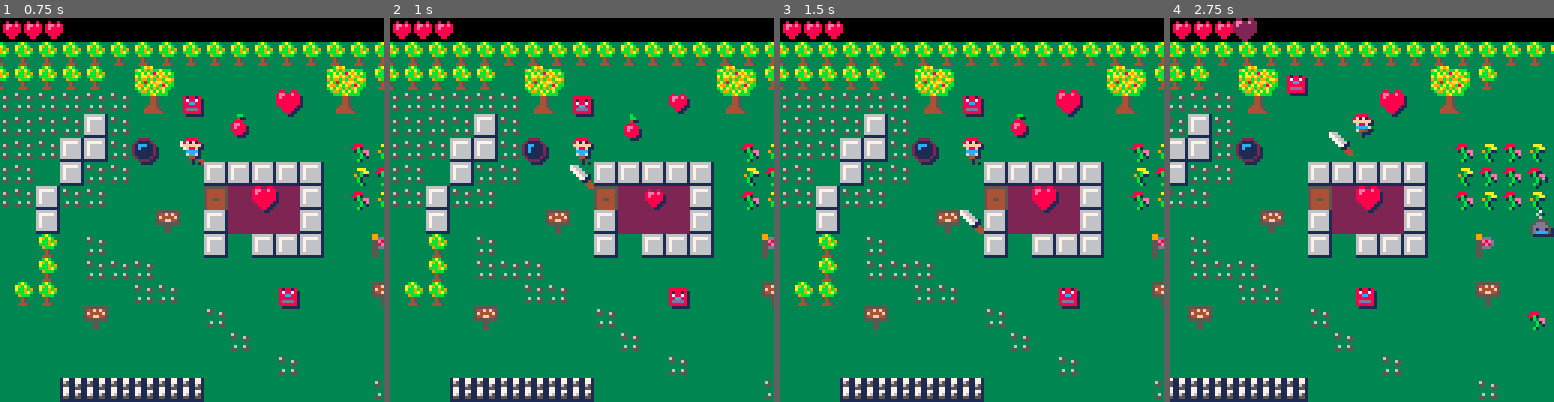
Above: before the commit, frames 1-4 (left to right).
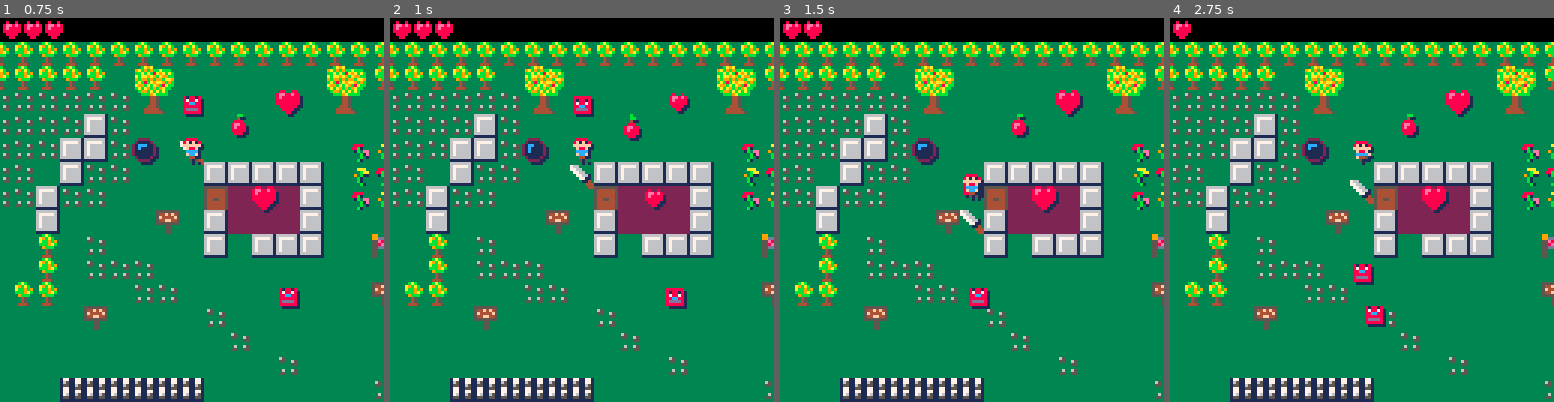
Above: after the commit, the same moments.

Repository: sdegutis/shepherdgame.com
Game: PICO-8 cartridge harbinger.p8
Same seed, same stepped clock (60 frames per second), same inputs: the game is played once before the commit and once after it.
Inputs:
- Up to frame 1 (0.75 s): tap X (X key) at 0.33 s; tap O (Z key) at 0.7 s
- Up to frame 2 (1 s): no input
- Up to frame 3 (1.5 s): tap X (X key) at 1.07 s
- Up to frame 4 (2.75 s): hold Right 1.6-2.1 s; tap O (Z key) at 1.7, 2.1, 2.5 s; tap X (X key) at 1.85 s; hold Up 2.15-2.42 s; hold Right from 2.47 s (still down)

Frame 1 is identical in both runs. In frame 2, 0.2% of the frame differs, in the area x 71-79%, y 70-76%; in frame 3, 1.6%; in frame 4, 37%, in the area x 0-100%, y 0-100%.

Commit message:
Better move enemies! (Even though its worse move enemies)

Diff:
--- a/harbinger.p8
+++ b/harbinger.p8
@@ -108,8 +108,16 @@
 	 	 add(items,{
 	 	  x=x*8,
 	 	  y=y*8,
-	 	  dx=0,
-	 	  dy=0,
+					mx=0,
+					my=0,
+					dx=0,
+					dy=1,
+					vx=0,
+					vy=0,
+					maxv=2,
+					maxv1=1,
+					maxv2=2,
+					movv=0.5,
 	 	  t='enemy',
 	 	  s1=s,
 	 	  s2=s+1,
@@ -346,43 +354,28 @@
  end
 end
 
-function pick_enemy_dir(e)
-	repeat
-	 local s = 1
-	 if rnd() < .5 then s=-1 end
-	 if rnd() < .5 then
-	  e.dx=s
-	  e.dy=0
-	 else
-	  e.dx=0
-	  e.dy=s
-	 end
-	until notsolidat(e.x + e.dx*8,
-	                 e.y + e.dy*8)
-end
-
-function notsolidat(x,y)
- local s = _sprat(x,y)
- return air(s)
-end
-
 function moveenemies()
-	if t == 0 then
-	 for i = 1, #items do
-	  local e = items[i]
-	  if e.t == 'enemy' then
-	   pick_enemy_dir(e)
-	  end
-	 end
-	elseif t > 29-8 then
-	 for i = 1, #items do
-	  local e = items[i]
-	  if e.t == 'enemy' then
-	   e.x += e.dx
-	   e.y += e.dy
-	  end
-	 end
- end
+	for i=1,#items do
+		local e = items[i]
+		if e.t == 'enemy' then
+			if t == 0 then
+				-- pick direction
+				e.mx=0
+				e.my=0
+				if rnd() < .5 then
+					e.mx=-1
+					if (rnd()<0.5) e.mx=1
+				else
+					e.my=-1
+					if (rnd()<0.5) e.my=1
+				end
+			elseif t == 15 then
+				e.mx=0
+				e.my=0
+			end
+			handlemoving(e)
+		end
+	end
 end
 
 function handlecontrols()
